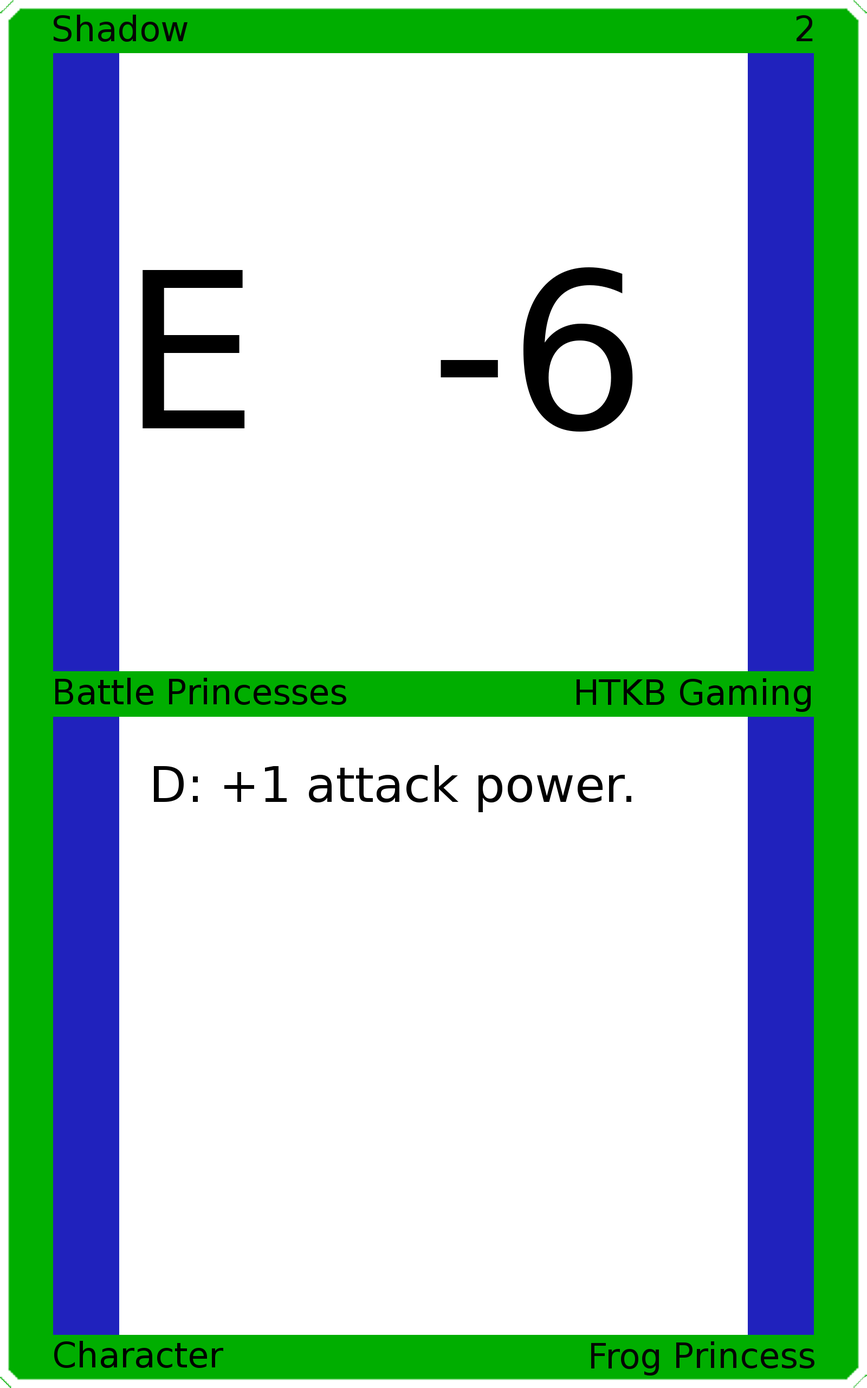
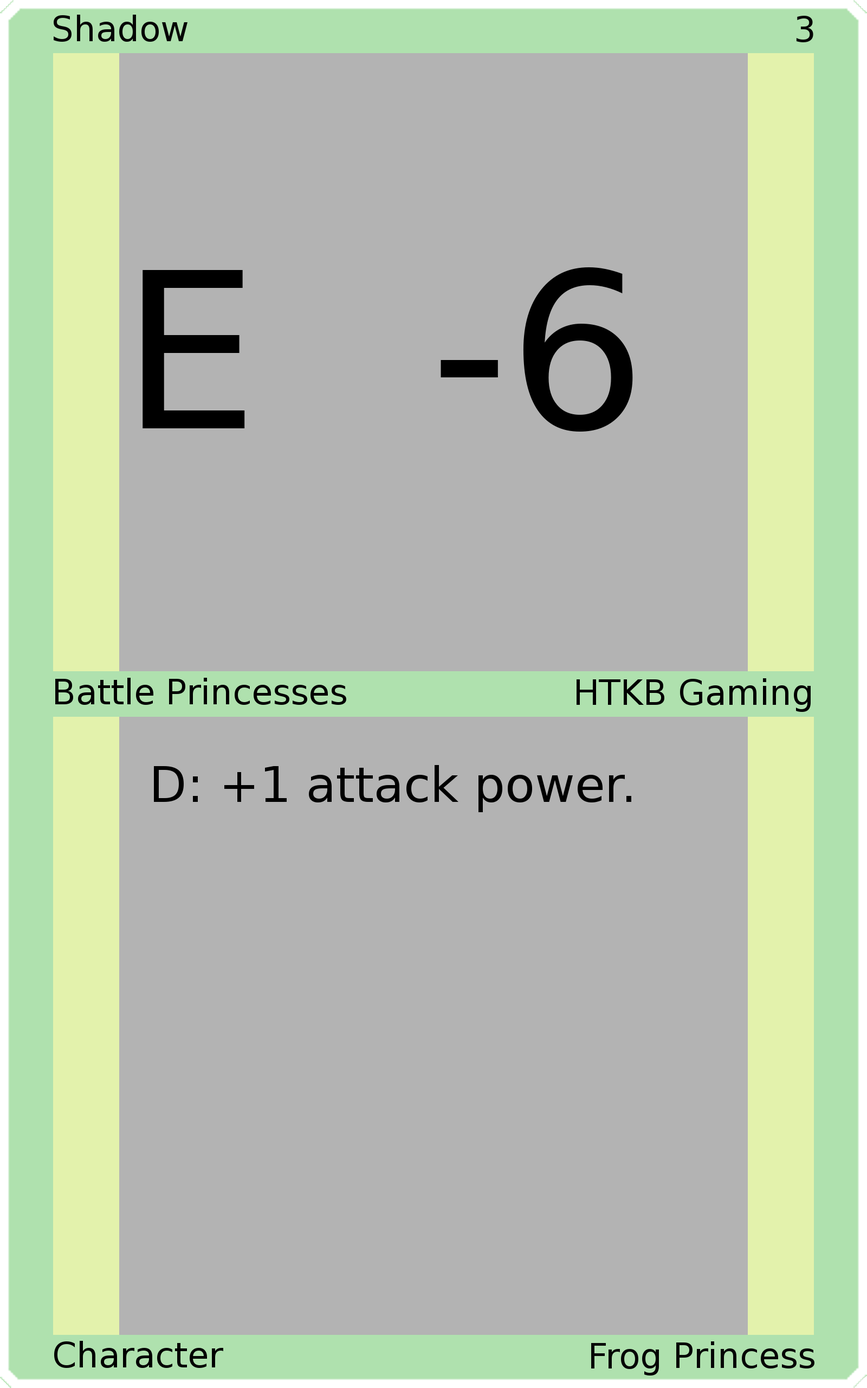
Revision of a layered 867 x 1388 image; what changed, layer by layer:
painted on "Upper Right" over [796, 15, 814, 43]
painted on "Border" over [0, 0, 867, 1388]
painted on "Top Background" over [119, 52, 748, 673]
painted on "Bottom Background" over [119, 715, 748, 1336]
painted on "Background" over [35, 35, 832, 1352]
